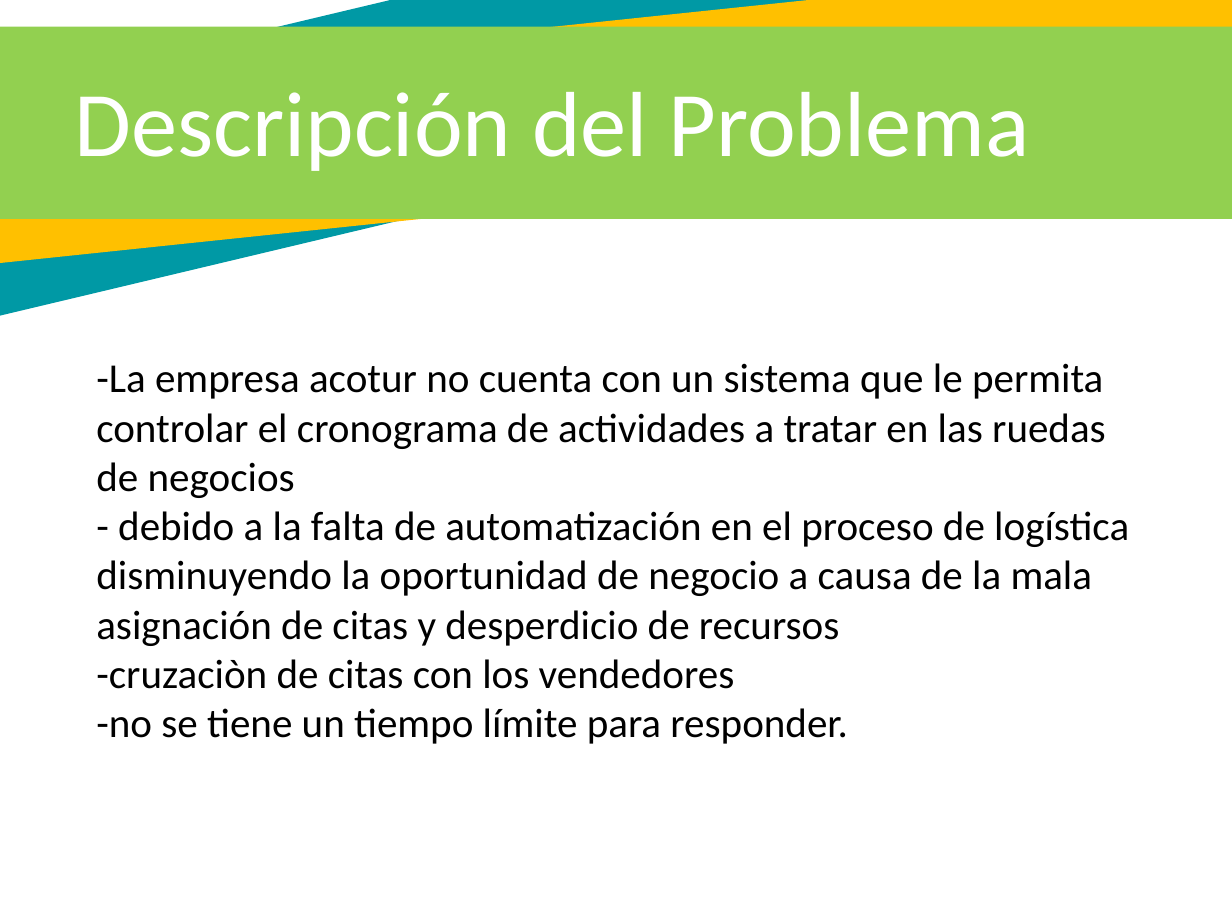
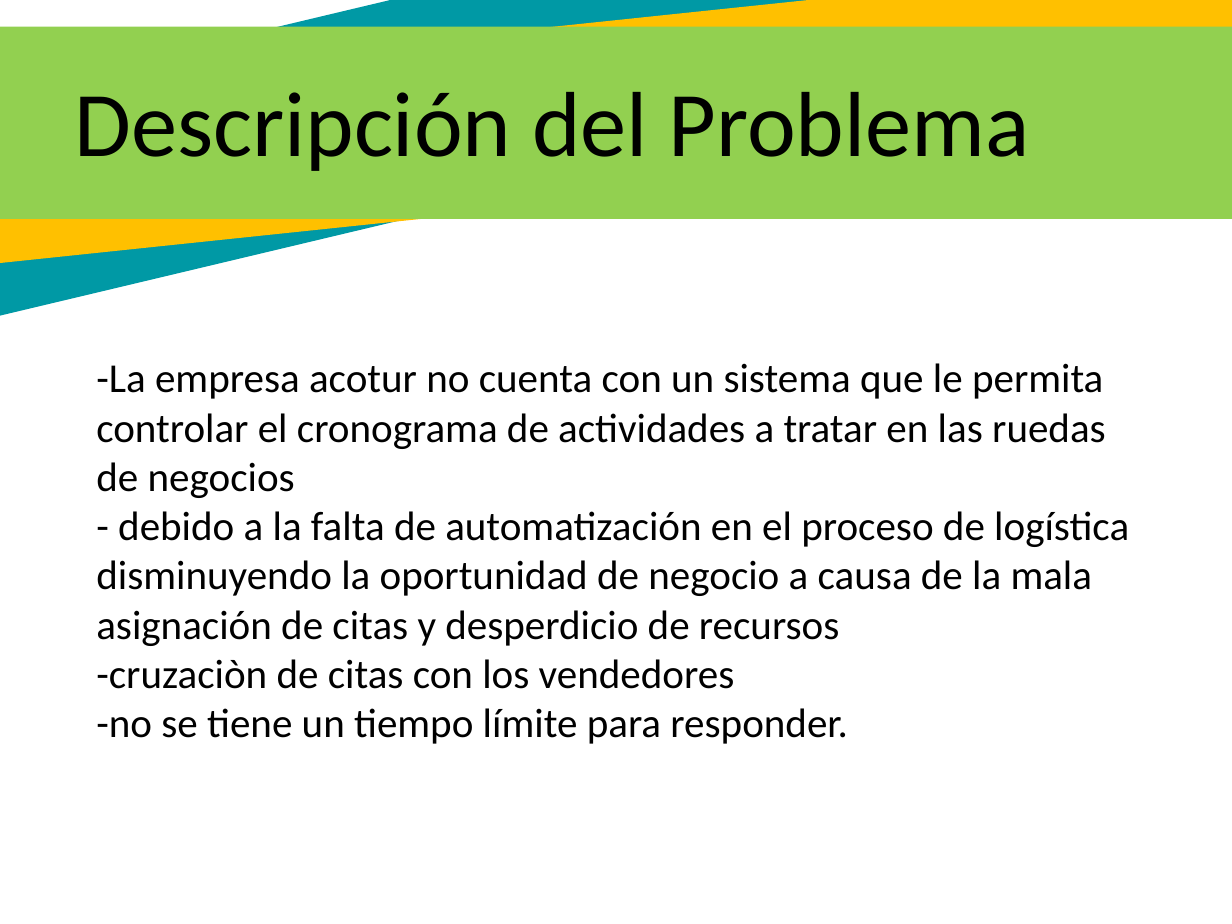
Before and after one commit to fily666/Proyecto_sena, a slide deck: slide 6 of Proyecto/Exposición/Exposición trimestre 1.pptx. Drawn at 1232x924 pixels with LibreOffice and Linux fonts; fonts in the diff are those of the drawing. Boxes give left, top, right and bottom in pixels: in the first picture for what was removed or moved away, otherwise in the second. Text is boxed around its words. In the diff, an @@ line names an element or a change of style, - is before the commit and + after.

```diff
--- a/Proyecto/Exposición/Exposición trimestre 1.pptx
+++ b/Proyecto/Exposición/Exposición trimestre 1.pptx
@@ text "Descripción del Problema" at bbox=[74, 92, 1030, 171]: text colour #FFFFFF to #000000 @@
```
Also in this commit, not shown: 7 other slides changed, 1 slide added, 2 slides removed, 40 other files.
